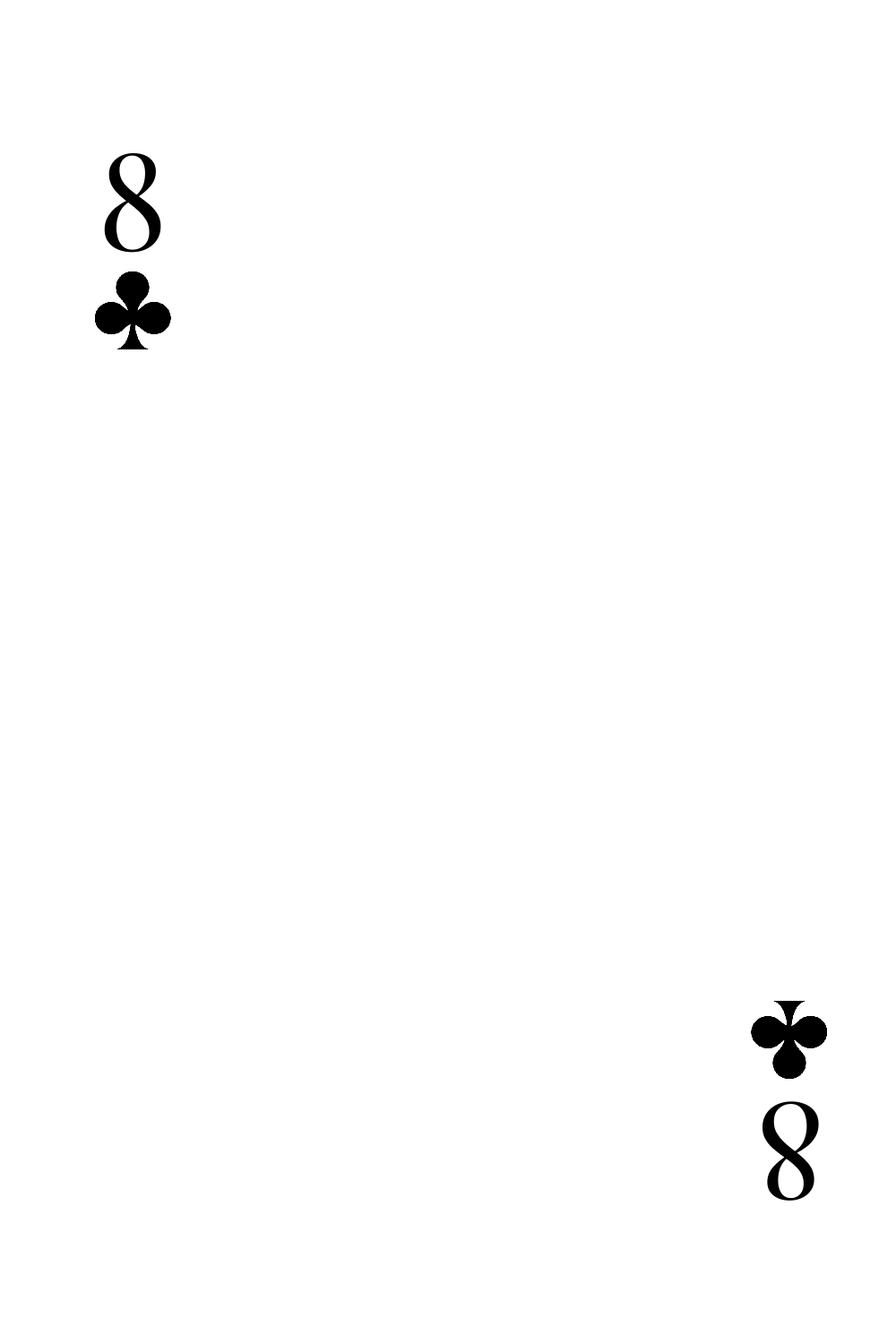
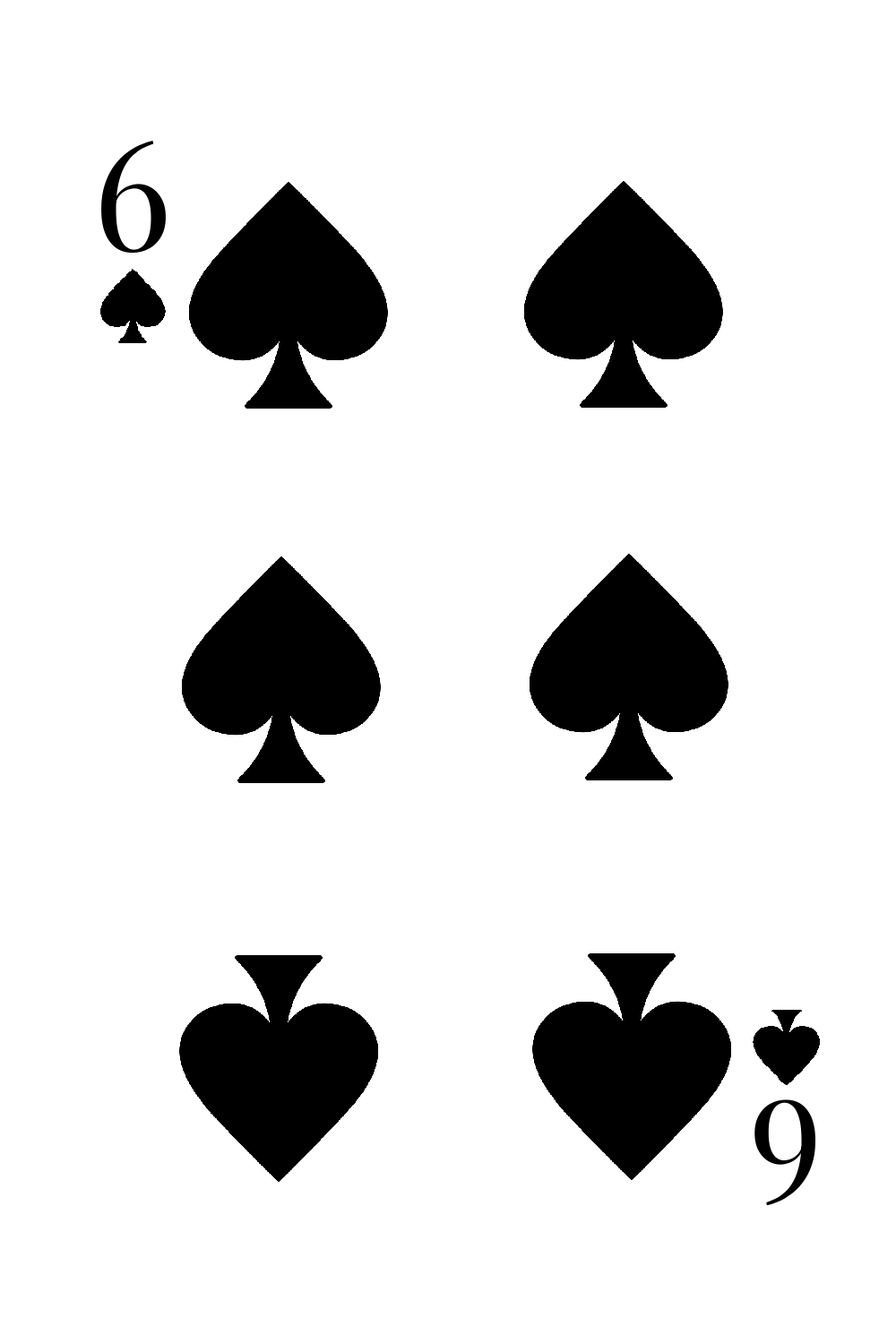
Comparing the layer stacks of the two 896×1344 images. Changes:
renamed "Copy of 13340927041801294206Club Symbol.svg.med.png" to "Copy of R (1).png", painted on it over <box>750,1000,827,1147</box>
removed layer "13340927041801294206Club Symbol.svg.med.png" over <box>94,229,172,350</box>
added layer "R (1).png" above "BottomRightText" over <box>94,229,172,344</box>
added layer "Copy of Spade.png" (1st of 5) above "Copy of Spade.png" over <box>179,954,378,1182</box>
added layer "Copy of Spade.png" (2nd of 5) above "Copy of Spade.png" over <box>532,953,731,1180</box>
added layer "Copy of Spade.png" (3rd of 5) above "Copy of Spade.png" over <box>523,180,723,408</box>
added layer "Copy of Spade.png" (4th of 5) above "Copy of Spade.png" over <box>529,553,729,781</box>
added layer "Copy of Spade.png" (5th of 5) above "Spade.png" over <box>181,556,381,783</box>
added layer "Spade.png" above "White Background" over <box>114,171,388,409</box>
painted on "White Background" over <box>94,140,827,1206</box>
